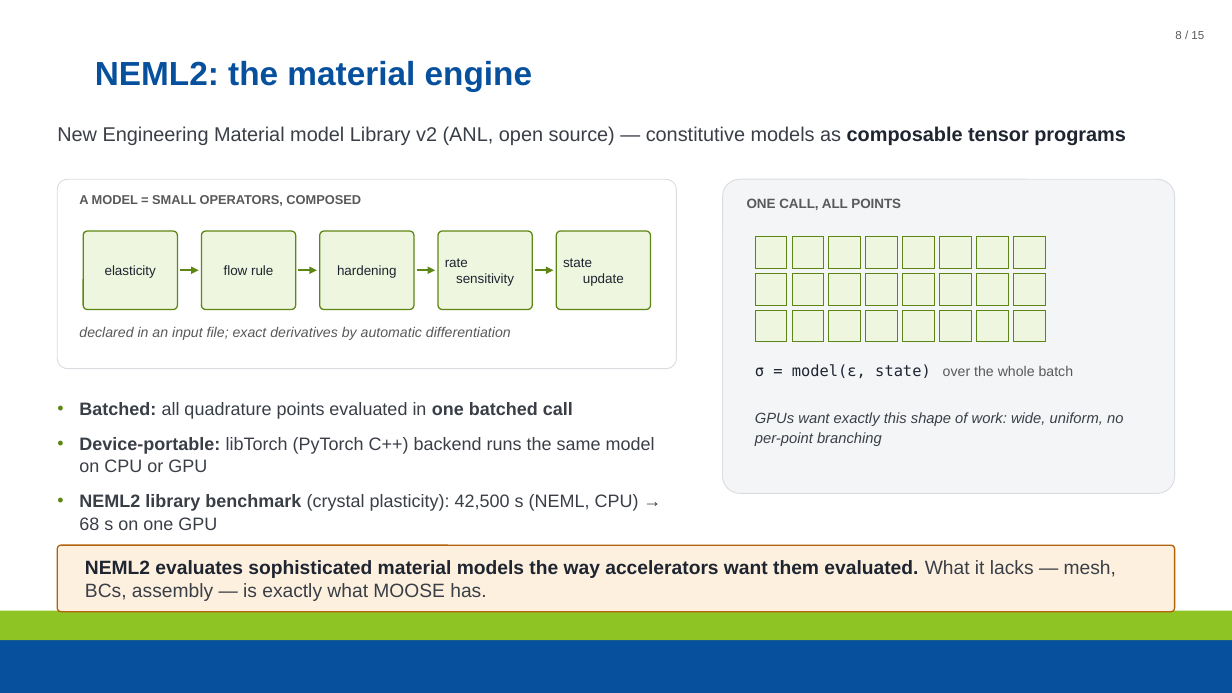
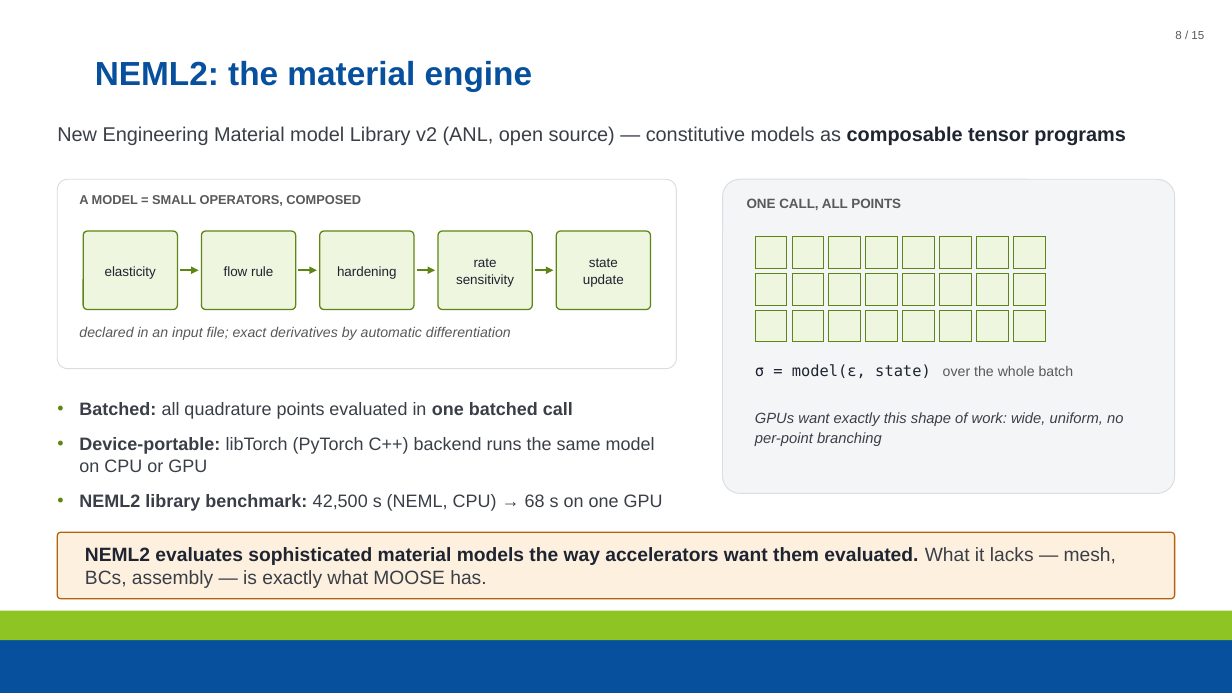
Before and after one commit to maxnezdyur/marlin, a slide deck: slide 8 of examples/impact/slide_assets/WCCM_NEML2_explicit_dynamics_v2.pptx. Drawn at 1232x693 pixels with LibreOffice and Linux fonts; fonts in the diff are those of the drawing; background and template pictures are left out. Boxes give left, top, right and bottom in pixels: in the first picture for what was removed or moved away, otherwise in the second. Text is boxed around its words. In the diff, an @@ line names an element or a change of style, - is before the commit and + after.

```diff
--- a/examples/impact/slide_assets/WCCM_NEML2_explicit_dynamics_v2.pptx
+++ b/examples/impact/slide_assets/WCCM_NEML2_explicit_dynamics_v2.pptx
@@ text in rounded rectangle at <box>456,258,514,287</box>: text changed @@
-rate
-sensitivity
+rate
+sensitivity
@@ text in rounded rectangle at <box>583,258,624,287</box>: text changed @@
-state
-update
+state
+update
@@ text at <box>79,494,663,511</box>: text changed @@
-• NEML2 library benchmark (crystal plasticity): 42,500 s (NEML, CPU) → 68 s on one GPU
+• NEML2 library benchmark: 42,500 s (NEML, CPU) → 68 s on one GPU
@@ rounded rectangle: place and size @@
-rounded rectangle at <box>57,545,1175,612</box>
+rounded rectangle at <box>57,532,1175,599</box>
@@ text "NEML2 evaluates sophisticated material models ...": place and size @@
-text "NEML2 evaluates sophisticated material models ..." at <box>85,560,1116,601</box>
+text "NEML2 evaluates sophisticated material models ..." at <box>85,547,1116,588</box>
```
Also in this commit, not shown: 14 other slides changed, 2 other files.
